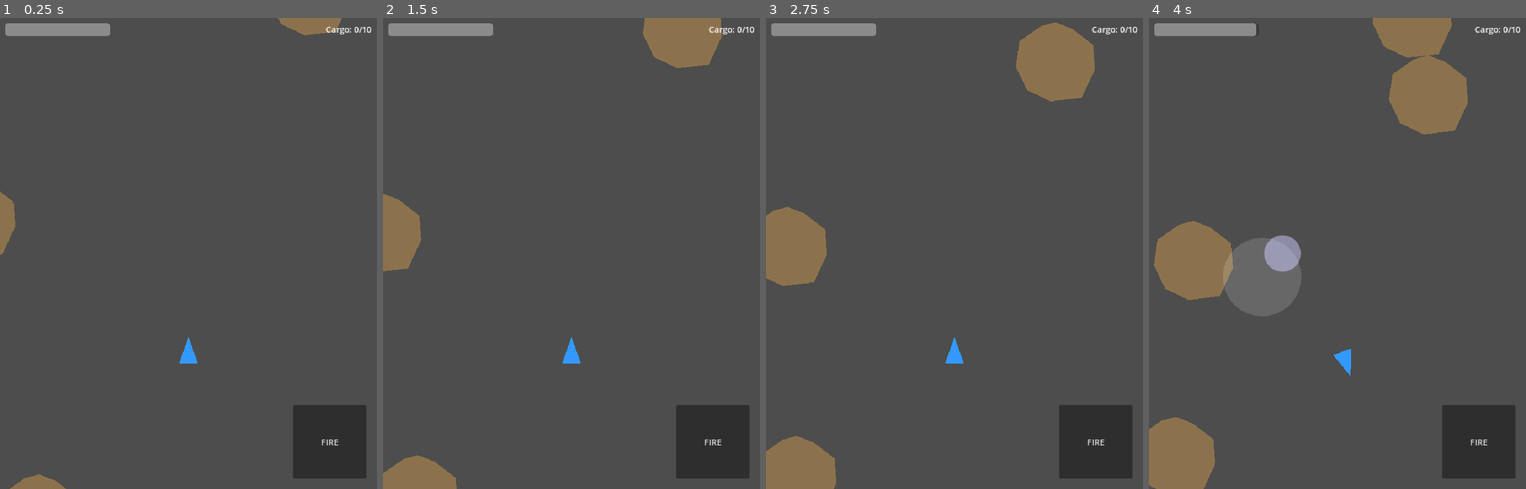
Above: before the commit, frames 1-4 (left to right).
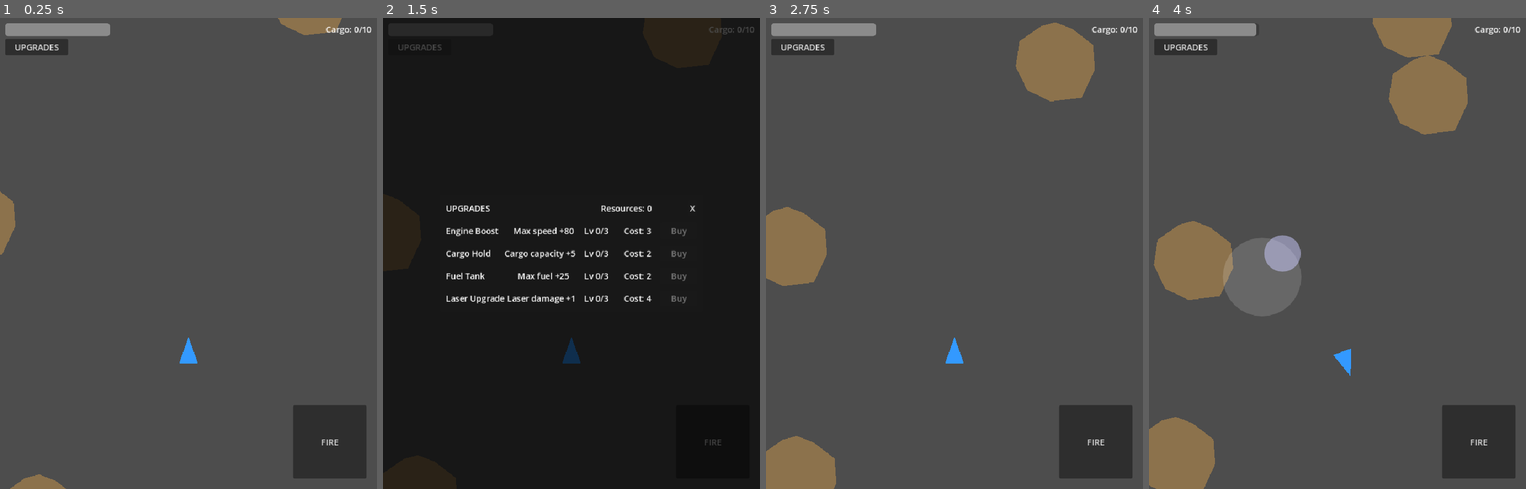
Above: after the commit, the same moments.

Repository: h8k8n/SpaceMiner
Game: Godot game, scene res://scenes/Main.tscn
Two runs of this game, one before a commit and one after it. Both use one fixed random seed, a clock stepped at 60 frames per second and the inputs below.
Inputs (mouse positions are in pixels of both pictures, inside the frame that each line leads up to):
- Up to frame 1 (0.25 s): no input
- Up to frame 2 (1.5 s): click "FIRE" at 0.5 s; click (420, 46) at 1.25 s, where only the run after the commit has a clickable "UPGRADES"
- Up to frame 3 (2.75 s): click (1075, 206) at 2 s, where only the run after the commit has a clickable "X"
- Up to frame 4 (4 s): move the mouse to (1420, 229) at 2.77 s; hold D (move_right) 2.78-3.5 s; tap Space (mine) at 2.85 s; click (1420, 229) at 2.92 s; drag from (1262, 277) to (1431, 83) at 3.52 s

The runs differ from the first frame. In frame 1, 0.5% of the frame differs, in the area x 1-18%, y 4-8%; in frame 2, 99%, in the area x 0-100%, y 0-100%; in frame 3, 0.5%; in frame 4, 0.5%.

Commit message:
feat: Add upgrade system UI with speed, cargo, fuel, and laser upgrades

Diff:
--- a/scenes/Main.tscn
+++ b/scenes/Main.tscn
@@ -4,6 +4,7 @@
 [ext_resource type="PackedScene" path="res://scenes/player/PlayerShip.tscn" id="2_playership"]
 [ext_resource type="PackedScene" path="res://scenes/ui/VirtualJoystick.tscn" id="3_joystick"]
 [ext_resource type="Script" uid="uid://dqd3tj70ke63w" path="res://scripts/Main.gd" id="4_main_script"]
+[ext_resource type="PackedScene" path="res://scenes/ui/UpgradeMenu.tscn" id="5_upgrade_menu"]
 
 [node name="Main" type="Node2D" unique_id=735296864]
 script = ExtResource("4_main_script")
@@ -34,6 +35,13 @@
 offset_bottom = -20.0
 text = "FIRE"
 
+[node name="UpgradeButton" type="Button" parent="HUD"]
+offset_left = 10.0
+offset_top = 40.0
+offset_right = 130.0
+offset_bottom = 65.0
+text = "UPGRADES"
+
 [node name="CargoLabel" type="Label" parent="HUD" unique_id=2011164500]
 anchors_preset = 1
 anchor_left = 1.0
@@ -54,3 +62,5 @@
 max_value = 100.0
 value = 100.0
 show_percentage = false
+
+[node name="UpgradeMenu" parent="HUD" instance=ExtResource("5_upgrade_menu")]
--- /dev/null
+++ b/scenes/ui/UpgradeMenu.tscn
@@ -0,0 +1,61 @@
+[gd_scene load_steps=2 format=3]
+
+[ext_resource type="Script" path="res://scripts/ui/UpgradeMenu.gd" id="1_upgrade_menu"]
+
+[node name="UpgradeMenu" type="Control"]
+anchors_preset = 15
+anchor_right = 1.0
+anchor_bottom = 1.0
+visible = false
+script = ExtResource("1_upgrade_menu")
+
+[node name="Backdrop" type="ColorRect" parent="."]
+anchors_preset = 15
+anchor_right = 1.0
+anchor_bottom = 1.0
+color = Color(0, 0, 0, 0.7)
+
+[node name="CenterContainer" type="CenterContainer" parent="."]
+anchors_preset = 15
+anchor_right = 1.0
+anchor_bottom = 1.0
+
+[node name="Panel" type="PanelContainer" parent="CenterContainer"]
+custom_minimum_size = Vector2(460, 0)
+
+[node name="MarginContainer" type="MarginContainer" parent="CenterContainer/Panel"]
+layout_mode = 2
+theme_override_constants/margin_left = 12
+theme_override_constants/margin_right = 12
+theme_override_constants/margin_top = 10
+theme_override_constants/margin_bottom = 10
+
+[node name="VBox" type="VBoxContainer" parent="CenterContainer/Panel/MarginContainer"]
+layout_mode = 2
+
+[node name="Header" type="HBoxContainer" parent="CenterContainer/Panel/MarginContainer/VBox"]
+layout_mode = 2
+
+[node name="TitleLabel" type="Label" parent="CenterContainer/Panel/MarginContainer/VBox/Header"]
+layout_mode = 2
+size_flags_horizontal = 3
+text = "UPGRADES"
+
+[node name="ResourceLabel" type="Label" parent="CenterContainer/Panel/MarginContainer/VBox/Header"]
+layout_mode = 2
+size_flags_horizontal = 3
+unique_name_in_owner = true
+horizontal_alignment = 1
+text = "Resources: 0"
+
+[node name="CloseButton" type="Button" parent="CenterContainer/Panel/MarginContainer/VBox/Header"]
+layout_mode = 2
+unique_name_in_owner = true
+text = "X"
+
+[node name="HSeparator" type="HSeparator" parent="CenterContainer/Panel/MarginContainer/VBox"]
+layout_mode = 2
+
+[node name="UpgradesContainer" type="VBoxContainer" parent="CenterContainer/Panel/MarginContainer/VBox"]
+layout_mode = 2
+unique_name_in_owner = true
--- a/scripts/Main.gd
+++ b/scripts/Main.gd
@@ -13,6 +13,8 @@
 @onready var _player := $PlayerShip
 @onready var _joystick: Control = $HUD/VirtualJoystick
 @onready var _fire_button: Button = $HUD/FireButton
+@onready var _upgrade_button: Button = $HUD/UpgradeButton
+@onready var _upgrade_menu: Control = $HUD/UpgradeMenu
 @onready var _spawn_timer: Timer = $SpawnTimer
 @onready var _cargo_label: Label = $HUD/CargoLabel
 @onready var _fuel_bar: ProgressBar = $HUD/FuelBar
@@ -26,6 +28,7 @@
 	_player.cargo_changed.connect(_on_cargo_changed)
 	_player.fuel_changed.connect(_on_fuel_changed)
 	_fire_button.pressed.connect(_player.fire)
+	_upgrade_button.pressed.connect(_on_upgrade_button_pressed)
 	_spawn_timer.timeout.connect(_on_spawn_timer_timeout)
 	_cargo_label.text = "Cargo: 0/%d" % _player.max_cargo
 	_fuel_bar.max_value = _player.max_fuel
@@ -33,10 +36,14 @@
 	for i in range(INITIAL_ASTEROIDS):
 		_spawn_asteroid(0)
 
-func _on_player_fired(pos: Vector2, dir: Vector2) -> void:
+func _on_player_fired(pos: Vector2, dir: Vector2, damage: int) -> void:
 	var bullet := BulletScene.instantiate()
 	add_child(bullet)
-	bullet.init(pos, dir)
+	bullet.init(pos, dir, damage)
+
+func _on_upgrade_button_pressed() -> void:
+	_upgrade_menu.setup(_player)
+	_upgrade_menu.show()
 
 func _on_spawn_timer_timeout() -> void:
 	if _asteroid_count < MAX_ASTEROIDS:
@@ -88,6 +95,7 @@
 	_cargo_label.text = "Cargo: %d/%d" % [current, maximum]
 
 func _on_fuel_changed(current: float, maximum: float) -> void:
+	_fuel_bar.max_value = maximum
 	_fuel_bar.value = current
 
 func _random_edge_position() -> Vector2:
--- a/scripts/bullet/Bullet.gd
+++ b/scripts/bullet/Bullet.gd
@@ -7,15 +7,18 @@
 
 var _direction: Vector2 = Vector2.ZERO
 var _time_alive: float = 0.0
+## Damage dealt to the first target hit; set via init().
+var damage: int = 1
 
 func _ready() -> void:
 	area_entered.connect(_on_area_entered)
 
-## Initialises the bullet's start position and travel direction.
-func init(start_position: Vector2, direction: Vector2) -> void:
+## Initialises the bullet's start position, travel direction, and damage.
+func init(start_position: Vector2, direction: Vector2, bullet_damage: int = 1) -> void:
 	global_position = start_position
 	_direction = direction.normalized()
 	rotation = _direction.angle() + PI / 2.0
+	damage = bullet_damage
 
 func _process(delta: float) -> void:
 	global_position += _direction * speed * delta
@@ -25,5 +28,5 @@
 
 func _on_area_entered(area: Area2D) -> void:
 	if area.has_method("take_damage"):
-		area.take_damage(1)
+		area.take_damage(damage)
 	queue_free()
--- a/scripts/player/PlayerShip.gd
+++ b/scripts/player/PlayerShip.gd
@@ -17,8 +17,8 @@
 ## Fuel drained per second while thrusting.
 @export var fuel_drain_rate: float = 10.0
 
-## Emitted when the ship fires; carries the muzzle position and shot direction.
-signal fired(position: Vector2, direction: Vector2)
+## Emitted when the ship fires; carries the muzzle position, shot direction, and damage.
+signal fired(position: Vector2, direction: Vector2, damage: int)
 ## Emitted when cargo changes; carries current amount and maximum capacity.
 signal cargo_changed(current: int, maximum: int)
 ## Emitted when fuel changes; carries current fuel and maximum fuel.
@@ -30,6 +30,10 @@
 var cargo: int = 0
 ## Current fuel level.
 var fuel: float = 100.0
+## Damage dealt by each laser shot; increased by laser upgrades.
+var laser_damage: int = 1
+## Current upgrade level for each stat (0 = base, max 3).
+var upgrade_levels: Dictionary = {"speed": 0, "cargo": 0, "fuel": 0, "laser": 0}
 
 func _physics_process(delta: float) -> void:
 	var input_dir := _get_input()
@@ -76,7 +80,7 @@
 		return
 	_fire_timer = fire_cooldown
 	var direction := Vector2.UP.rotated(rotation)
-	fired.emit(global_position + direction * 35.0, direction)
+	fired.emit(global_position + direction * 35.0, direction, laser_damage)
 
 ## Tries to add amount to cargo. Returns true if collected, false if cargo is full.
 func try_collect(amount: int) -> bool:
@@ -93,3 +97,27 @@
 	else:
 		fuel = min(fuel + amount, max_fuel)
 	fuel_changed.emit(fuel, max_fuel)
+
+## Spends the given amount of cargo as upgrade currency.
+## Returns true if successful, false if not enough cargo.
+func spend_cargo(amount: int) -> bool:
+	if cargo < amount:
+		return false
+	cargo -= amount
+	cargo_changed.emit(cargo, max_cargo)
+	return true
+
+## Applies the next level of the specified upgrade.
+func apply_upgrade(upgrade_id: String) -> void:
+	upgrade_levels[upgrade_id] += 1
+	match upgrade_id:
+		"speed":
+			max_speed += 80.0
+		"cargo":
+			max_cargo += 5
+			cargo_changed.emit(cargo, max_cargo)
+		"fuel":
+			max_fuel += 25.0
+			fuel_changed.emit(fuel, max_fuel)
+		"laser":
+			laser_damage += 1
--- /dev/null
+++ b/scripts/ui/UpgradeMenu.gd
@@ -0,0 +1,137 @@
+extends Control
+
+## Emitted when the player closes the upgrade menu.
+signal closed
+
+## Upgrade definitions – each has an id, display label, description, and resource costs per level.
+## There are 3 levels per upgrade (indices 0, 1, 2).
+const UPGRADES: Array = [
+	{
+		"id": "speed",
+		"label": "Engine Boost",
+		"description": "Max speed +80",
+		"costs": [3, 5, 8],
+	},
+	{
+		"id": "cargo",
+		"label": "Cargo Hold",
+		"description": "Cargo capacity +5",
+		"costs": [2, 4, 7],
+	},
+	{
+		"id": "fuel",
+		"label": "Fuel Tank",
+		"description": "Max fuel +25",
+		"costs": [2, 4, 6],
+	},
+	{
+		"id": "laser",
+		"label": "Laser Upgrade",
+		"description": "Laser damage +1",
+		"costs": [4, 6, 9],
+	},
+]
+
+@onready var _resource_label: Label = %ResourceLabel
+@onready var _close_button: Button = %CloseButton
+@onready var _upgrades_container: VBoxContainer = %UpgradesContainer
+
+var _player: CharacterBody2D = null
+var _level_labels: Array = []
+var _cost_labels: Array = []
+var _buy_buttons: Array = []
+
+## Call this before showing the menu to bind it to the player node.
+func setup(player: CharacterBody2D) -> void:
+	_player = player
+	_build_rows()
+	_refresh()
+
+func _ready() -> void:
+	_close_button.pressed.connect(_on_close_pressed)
+
+func _on_close_pressed() -> void:
+	closed.emit()
+	hide()
+
+## Builds one row per upgrade inside _upgrades_container (called once after setup).
+func _build_rows() -> void:
+	for child in _upgrades_container.get_children():
+		child.queue_free()
+	_level_labels.clear()
+	_cost_labels.clear()
+	_buy_buttons.clear()
+
+	for i in range(UPGRADES.size()):
+		var upg: Dictionary = UPGRADES[i]
+
+		var row := HBoxContainer.new()
+		row.size_flags_horizontal = Control.SIZE_EXPAND_FILL
+
+		var name_lbl := Label.new()
+		name_lbl.text = upg["label"]
+		name_lbl.size_flags_horizontal = Control.SIZE_EXPAND_FILL
+		row.add_child(name_lbl)
+
+		var desc_lbl := Label.new()
+		desc_lbl.text = upg["description"]
+		desc_lbl.size_flags_horizontal = Control.SIZE_EXPAND_FILL
+		desc_lbl.horizontal_alignment = HORIZONTAL_ALIGNMENT_CENTER
+		row.add_child(desc_lbl)
+
+		var level_lbl := Label.new()
+		level_lbl.custom_minimum_size = Vector2(70, 0)
+		level_lbl.horizontal_alignment = HORIZONTAL_ALIGNMENT_CENTER
+		row.add_child(level_lbl)
+
+		var cost_lbl := Label.new()
+		cost_lbl.custom_minimum_size = Vector2(80, 0)
+		cost_lbl.horizontal_alignment = HORIZONTAL_ALIGNMENT_CENTER
+		row.add_child(cost_lbl)
+
+		var buy_btn := Button.new()
+		buy_btn.custom_minimum_size = Vector2(70, 0)
+		buy_btn.pressed.connect(_on_buy_pressed.bind(i))
+		row.add_child(buy_btn)
+
+		_upgrades_container.add_child(row)
+		_level_labels.append(level_lbl)
+		_cost_labels.append(cost_lbl)
+		_buy_buttons.append(buy_btn)
+
+		# Separator between rows (not after the last one)
+		if i < UPGRADES.size() - 1:
+			_upgrades_container.add_child(HSeparator.new())
+
+## Refreshes all labels and button states to reflect the current player stats.
+func _refresh() -> void:
+	if _player == null:
+		return
+	_resource_label.text = "Resources: %d" % _player.cargo
+	for i in range(UPGRADES.size()):
+		var upg: Dictionary = UPGRADES[i]
+		var current_level: int = _player.upgrade_levels.get(upg["id"], 0)
+		var max_level: int = upg["costs"].size()
+		_level_labels[i].text = "Lv %d/%d" % [current_level, max_level]
+		if current_level >= max_level:
+			_buy_buttons[i].text = "MAX"
+			_buy_buttons[i].disabled = true
+			_cost_labels[i].text = ""
+		else:
+			var cost: int = upg["costs"][current_level]
+			_cost_labels[i].text = "Cost: %d" % cost
+			_buy_buttons[i].text = "Buy"
+			_buy_buttons[i].disabled = _player.cargo < cost
+
+func _on_buy_pressed(index: int) -> void:
+	if _player == null:
+		return
+	var upg: Dictionary = UPGRADES[index]
+	var current_level: int = _player.upgrade_levels.get(upg["id"], 0)
+	if current_level >= upg["costs"].size():
+		return
+	var cost: int = upg["costs"][current_level]
+	if not _player.spend_cargo(cost):
+		return
+	_player.apply_upgrade(upg["id"])
+	_refresh()
